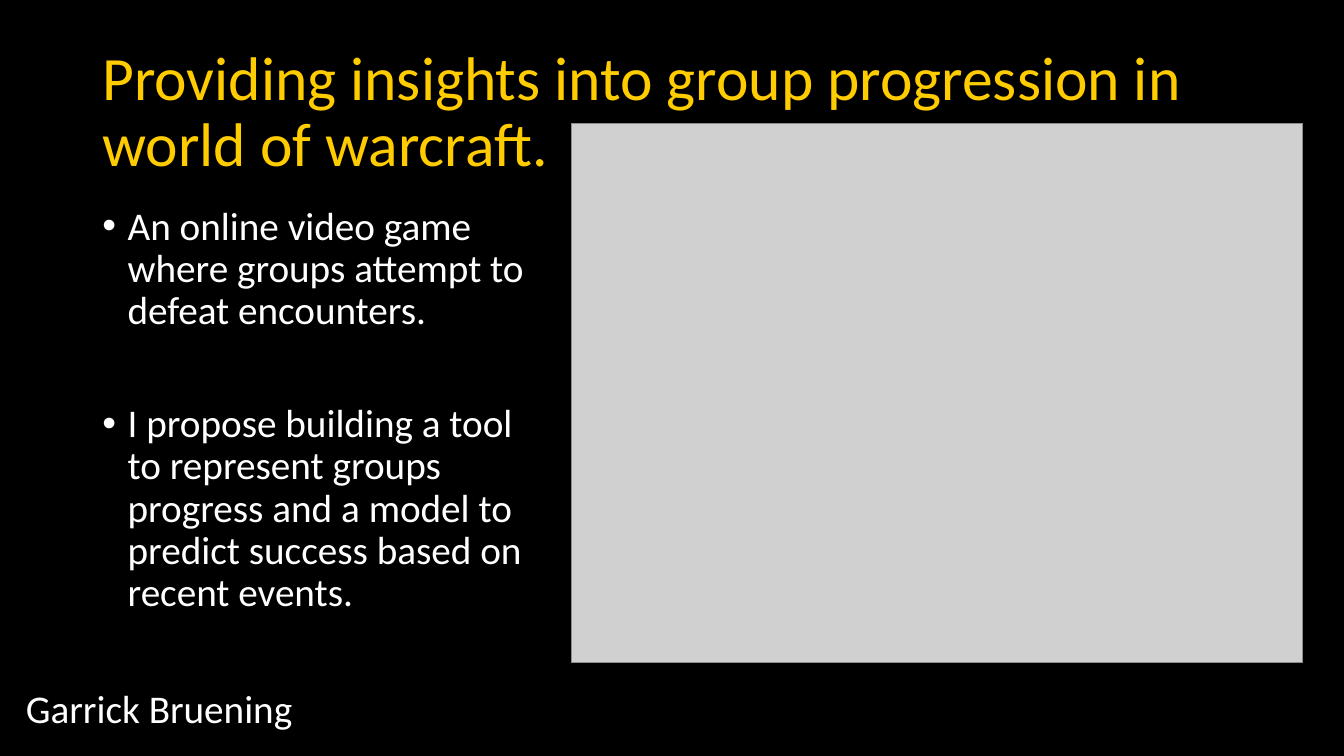
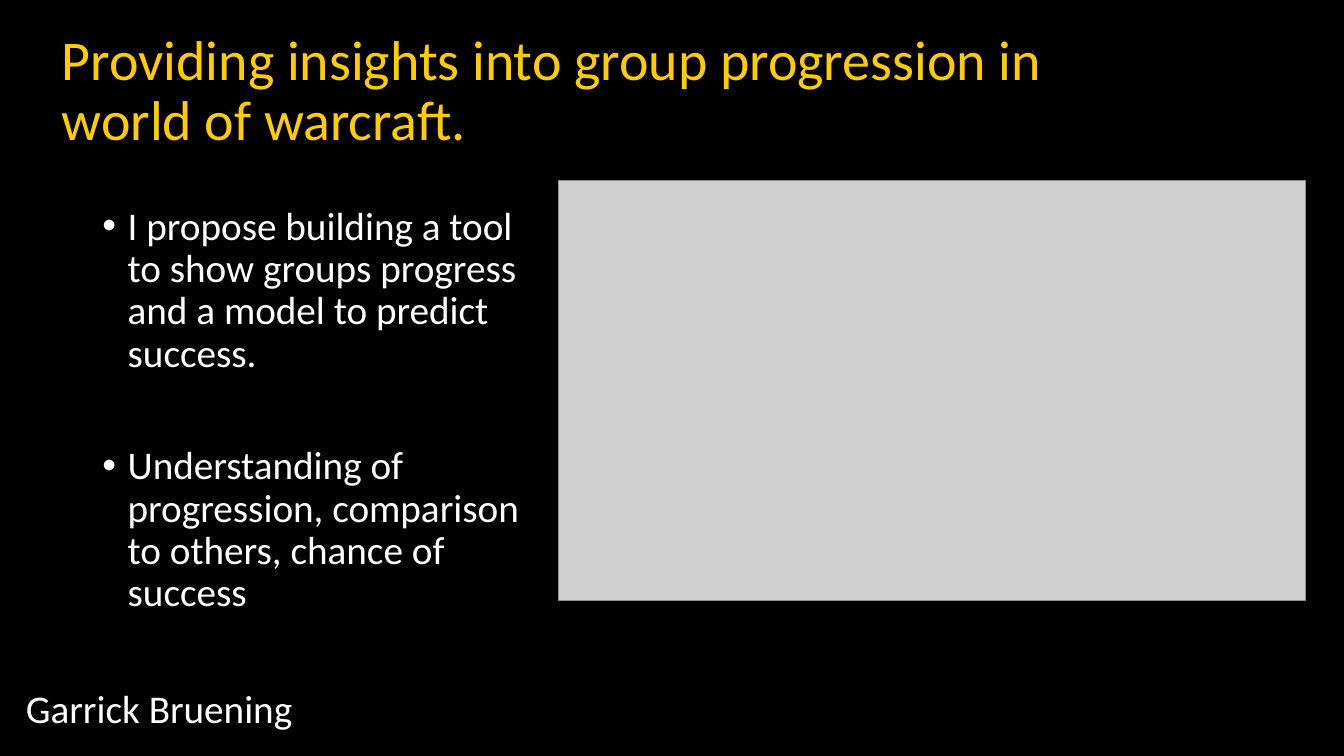
Before and after one commit to GBruening/succes_predictor, a slide deck: slide 3 of TDI/TDI_pitch.pptx. Drawn at 1344x756 pixels with LibreOffice and Linux fonts; fonts in the diff are those of the drawing; grey boxes stand for pictures. Boxes give left, top, right and bottom in pixels: in the first picture for what was removed or moved away, otherwise in the second. Text is boxed around its words. In the diff, an @@ line names an element or a change of style, - is before the commit and + after.

Commit message:
Building models for prediction. Added functions to create data sets, now testing ML models

```diff
--- a/TDI/TDI_pitch.pptx
+++ b/TDI/TDI_pitch.pptx
@@ text "Providing insights into group progression ...": place and size @@
-text "Providing insights into group progression ..." at (102, 57, 1180, 167)
+text "Providing insights into group progression ..." at (62, 41, 1041, 141)
@@ text "Providing insights into group progression ..." at (62, 41, 1041, 141): size 44 to 40 pt; vertical alignment middle to top @@
@@ picture: place and size @@
-picture at (572, 123, 1304, 662)
+picture at (559, 180, 1306, 601)
@@ text at (128, 212, 519, 607): text changed @@
-• An online video game where groups attempt to defeat encounters.
-• I propose building a tool to represent groups progress and a model to predict success based on recent events.
+• I propose building a tool to show groups progress and a model to predict success.
+• Understanding of progression, comparison to others, chance of success
```
Also in this commit, not shown: 3 other slides changed, 2 slides added, 1 slide removed, 18 other files.
